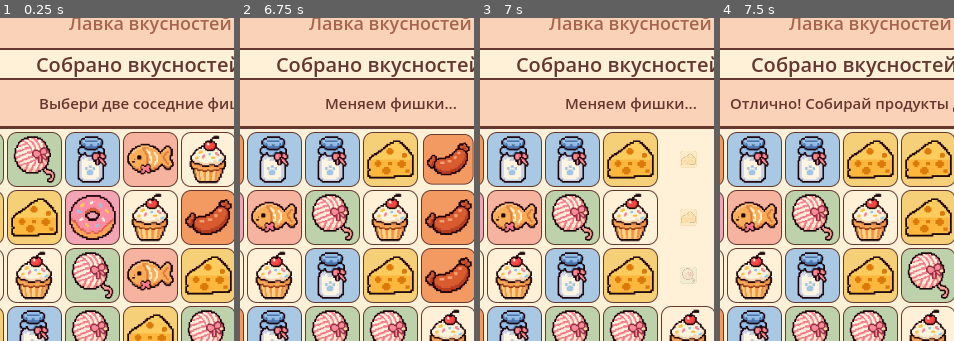
Above: before the commit, frames 1-4 (left to right).
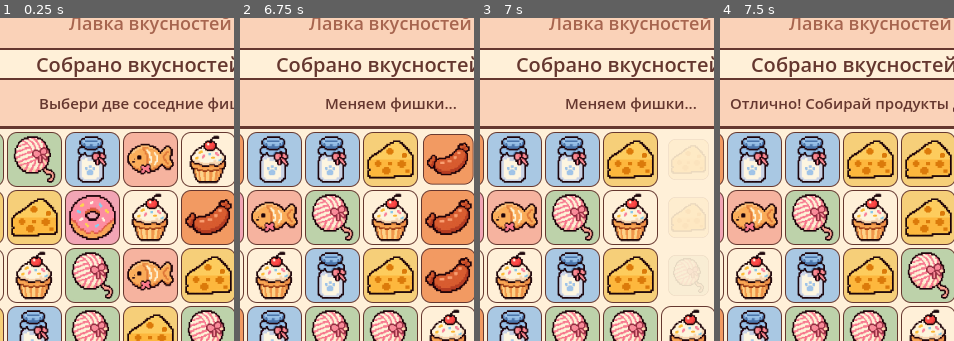
Above: after the commit, the same moments.

Repository: ArinaPig/Meown
Game: Godot game, scene res://scenes/minigames/match3/Match3.tscn
The game is run twice, just before and just after one commit, with the same random seed, the same clock (stepped at 60 frames per second) and the same inputs. The project has no main scene, so this scene is started directly.
Inputs (mouse positions are % of the whole screen's width and height, from its top left):
- Up to frame 1 (0.25 s): no input
- Up to frame 2 (6.75 s): click "Начать заново" at 0.5 s; click "Начать заново" at 1.25 s; click "Начать заново" at 2 s; click (13, 31) at 2.77 s; click (25, 31) at 3.52 s; click (38, 31) at 4.27 s; click (50, 31) at 5.02 s; click (62, 31) at 5.77 s; click (75, 31) at 6.52 s
- Up to frame 3 (7 s): no input
- Up to frame 4 (7.5 s): click (87, 31) at 7.27 s
The pictures show only the part of the screen within x 18-68%, y 9-59%; the shares and areas given below are measured in that part.

Frames 1-2 are identical in both runs. In frame 3, 0.7% of the frame differs, in the area x 81-97%, y 39-86%; in frame 4, nothing differs.

Commit message:
Animate only matched and changed Match-3 tiles

Diff:
--- a/scenes/minigames/match3/Match3.gd
+++ b/scenes/minigames/match3/Match3.gd
@@ -313,15 +313,13 @@
 	while not matches.is_empty():
 		score += matches.size() * 10
 		var changed_cells := {}
+		var vanish_tween := create_tween().set_parallel(true)
 		for cell in matches:
 			changed_cells[cell] = true
 			var tile: Button = tile_buttons[cell.y][cell.x]
-			var vanish_tween := create_tween().set_parallel(true)
 			vanish_tween.tween_property(tile, "scale", Vector2(0.15, 0.15), 0.16)
 			vanish_tween.tween_property(tile, "modulate:a", 0.0, 0.16)
-			# Анимации исчезновения запускаются ниже одновременно для всех совпавших клеток.
-		# Tween хранится отдельно, чтобы дождаться завершения общей группы.
-		await get_tree().create_timer(0.16).timeout
+		await vanish_tween.finished
 
 		var previous_board: Array = board.duplicate(true)
 		for cell in matches:
@@ -329,7 +327,7 @@
 		_apply_gravity()
 		_refill_board()
 
-		# Отмечаем только клетки, содержимое которых действительно изменилось.
+		# Меняем оформление только там, где содержимое клетки изменилось.
 		for y in range(BOARD_SIZE):
 			for x in range(BOARD_SIZE):
 				if previous_board[y][x] != board[y][x]:
